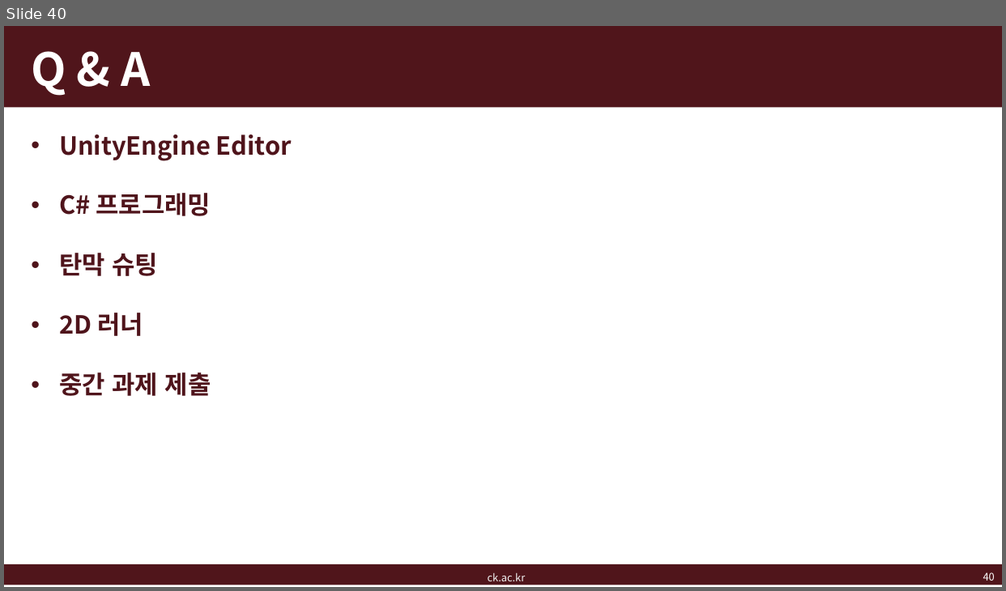
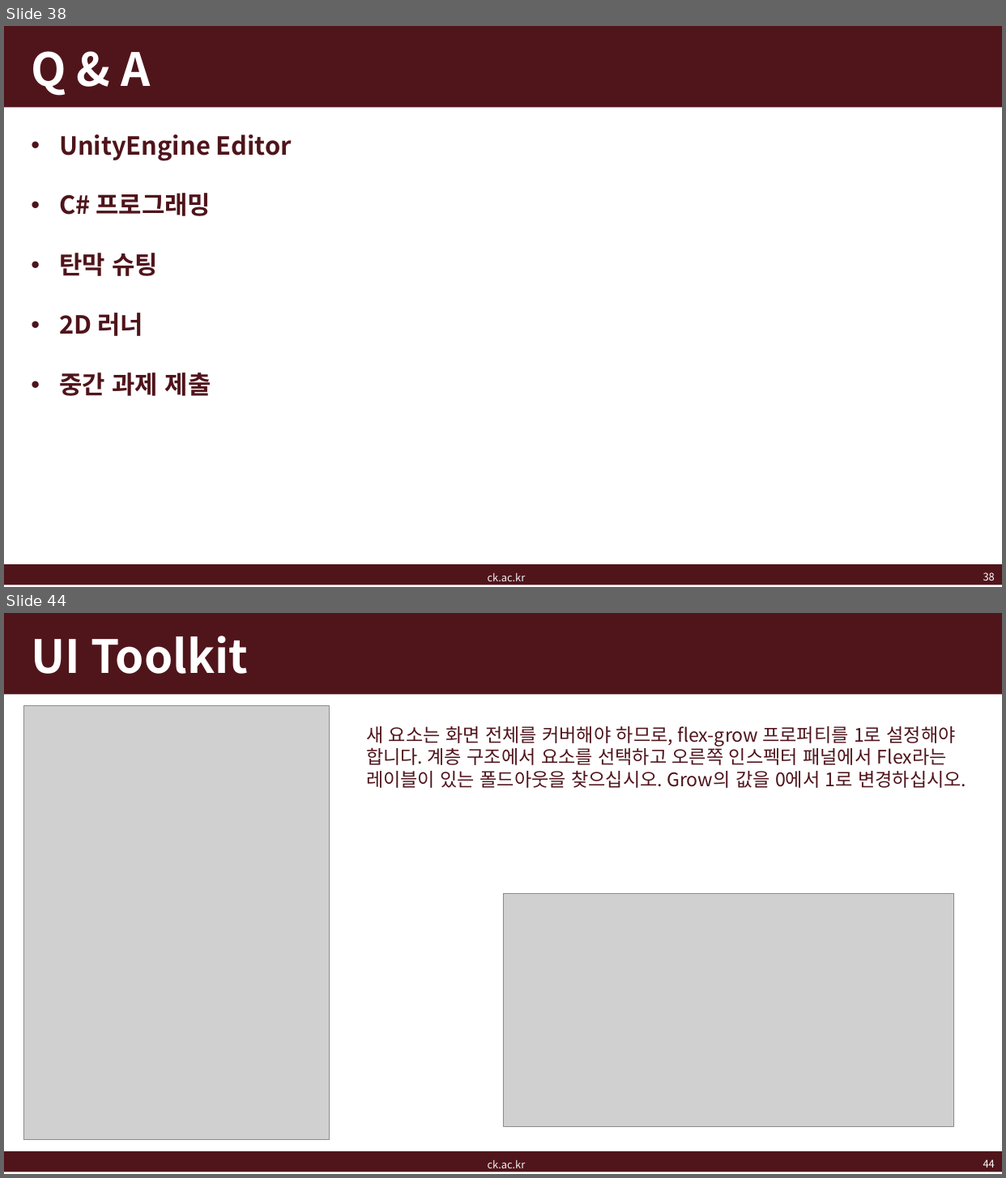
Before and after one commit to kj-ban/intermediate-game-engine-programming, a slide deck: doc/게임엔진프로그래밍응용_7주차.pptx. Shown one above the other, each under a label of ours: slide 40 before the commit, slides 38 and 44 after it; the slides between them are not shown. The pictures are 1006x591 and 1006x1178 pixels, drawn with LibreOffice and Linux fonts; fonts in the diff are those of the drawing; grey boxes stand for pictures; background and template pictures are left out. Boxes give left, top, right and bottom in pixels: in the first picture for what was removed or moved away, otherwise in the second. Text is boxed around its words. In the diff, an @@ line names an element or a change of style, - is before the commit and + after.

```diff
--- a/doc/게임엔진프로그래밍응용_7주차.pptx
+++ b/doc/게임엔진프로그래밍응용_7주차.pptx
@@ slide 44 added at (4,613,1002,1174), background #FFFFFF; not listed: 2 template elements that a slide beside it also shows @@
@@ title added at (31,636,248,674), 44 pt, text #FFFFFF, bold @@
+UI Toolkit
@@ picture added at (23,706,330,1141) @@
@@ text added at (366,726,966,788), 18 pt, text #4F141B @@
+새 요소는 화면 전체를 커버해야 하므로, flex-grow 프로퍼티를 1로 설정해야 합니다. 계층 구조에서 요소를 선택하고 오른쪽 인스펙터 패널에서 Flex라는 레이블이 있는 폴드아웃을 찾으십시오. Grow의 값을 0에서 1로 변경하십시오.
@@ picture added at (503,894,954,1127) @@
@@ text added at (488,1161,526,1169), 10 pt, text #F2F2F2 @@
+ck.ac.kr
@@ page number added at (983,1160,995,1168), 10 pt, text #FFFFFF @@
+44
@@ what was slide 40 is now slide 38 @@
@@ page number at (983,573,995,581): text changed @@
-40
+38
```
Also in this commit, not shown: 5 slides changed, 40 other slides added, 4 slides removed, 48 other files.
